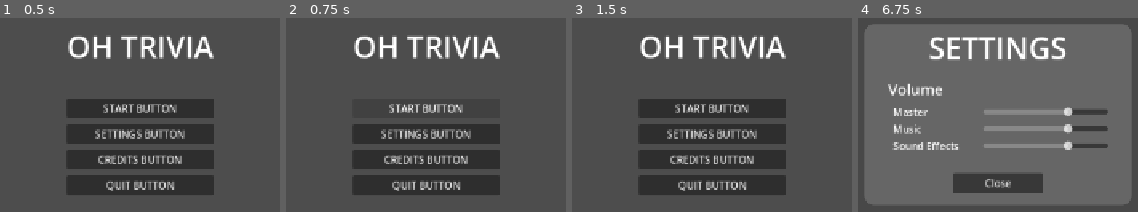
Above: before the commit, frames 1-4 (left to right).
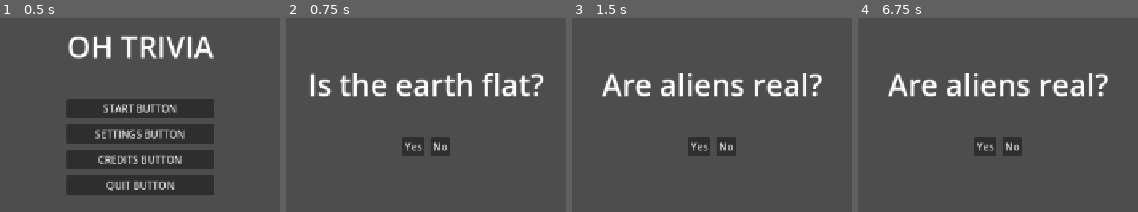
Above: after the commit, the same moments.

Repository: Mr-Patipa/Rockstair-Brackeys-Game-Jam-2026
Game: Godot game, scene res://Scenes/BaseGameScenes/MainMenu.tscn
Two runs of this game, one before a commit and one after it. Both use one fixed random seed, a clock stepped at 60 frames per second and the inputs below.
Inputs (mouse positions are in pixels of both pictures, inside the frame that each line leads up to):
- Up to frame 1 (0.5 s): no input
- Up to frame 2 (0.75 s): click "START BUTTON" at 0.5 s
- Up to frame 3 (1.5 s): click (698, 146) at 1.25 s, where only the run after the commit has a clickable "Yes"
- Up to frame 4 (6.75 s): click (984, 146) at 2 s, where only the run after the commit has a clickable "Yes"; click (1012, 146) at 2.75 s, where only the run after the commit has a clickable "No"; click (998, 107) at 3.5 s, where only the run before the commit has a clickable "START BUTTON"; click (984, 146) at 4.25 s, where only the run after the commit has a clickable "Yes"; click (998, 107) at 5 s, where only the run before the commit has a clickable "START BUTTON"; click (984, 146) at 5.75 s, where only the run after the commit has a clickable "Yes"; click (998, 134) at 6.5 s, where only the run before the commit has a clickable "SETTINGS BUTTON"

Frame 1 is identical in both runs. In frame 2, 22% of the frame differs, in the area x 8-93%, y 8-92%; in frame 3, 26%; in frame 4, 81%, in the area x 2-98%, y 3-96%.

Commit message:
Questions and answers and changing scenes

Diff:
--- a/brackey's-game/Resources/answer_class.gd
+++ b/brackey's-game/Resources/answer_class.gd
@@ -2,11 +2,11 @@
 class_name Answers
 
 @export_multiline() var AnswerText : String
-@export var IsTrue : bool = false :
-	set(value):
-		IsTrue = value
+@export var IsTrue : bool = false
 
-		if IsTrue == true:
-			GlobalSignalBus.on_correct_answer.emit()
-		else:
-			GlobalSignalBus.on_wrong_answer.emit()
+
+func Check_Answers() -> void:
+	if IsTrue == true:
+		GlobalSignalBus.on_answer_chosen.emit(true)
+	else:
+		GlobalSignalBus.on_answer_chosen.emit(false)
--- a/brackey's-game/Resources/trivia_questions.tres
+++ b/brackey's-game/Resources/trivia_questions.tres
@@ -21,7 +21,24 @@
 AnswerList = Array[ExtResource("2_ndgcf")]([SubResource("Resource_bmia4"), SubResource("Resource_yfgks")])
 metadata/_custom_type_script = "uid://dl1ri1hkio8sx"
 
+[sub_resource type="Resource" id="Resource_23hyt"]
+script = ExtResource("2_ndgcf")
+AnswerText = "Yes"
+IsTrue = true
+metadata/_custom_type_script = "uid://ceoa1j0j55pop"
+
+[sub_resource type="Resource" id="Resource_7fcjw"]
+script = ExtResource("2_ndgcf")
+AnswerText = "No"
+metadata/_custom_type_script = "uid://ceoa1j0j55pop"
+
+[sub_resource type="Resource" id="Resource_5c1vb"]
+script = ExtResource("1_fypbb")
+question = "Are aliens real?"
+AnswerList = Array[ExtResource("2_ndgcf")]([SubResource("Resource_23hyt"), SubResource("Resource_7fcjw")])
+metadata/_custom_type_script = "uid://dl1ri1hkio8sx"
+
 [resource]
 script = ExtResource("2_p14uv")
-Questions = Array[ExtResource("1_fypbb")]([SubResource("Resource_4a5p6")])
+Questions = Array[ExtResource("1_fypbb")]([SubResource("Resource_4a5p6"), SubResource("Resource_5c1vb")])
 metadata/_custom_type_script = "uid://dad7naum5txpl"
--- /dev/null
+++ b/brackey's-game/Scenes/Assets/option_button.tscn
@@ -0,0 +1,8 @@
+[gd_scene format=3 uid="uid://byytvnd5yknhr"]
+
+[node name="OptionButton" type="Button" unique_id=1875838216]
+offset_left = 551.0
+offset_top = 403.0
+offset_right = 729.0
+offset_bottom = 434.0
+text = "This is Something"
--- a/brackey's-game/Scenes/BaseGameScenes/MainGame.tscn
+++ b/brackey's-game/Scenes/BaseGameScenes/MainGame.tscn
@@ -1,15 +1,30 @@
 [gd_scene format=3 uid="uid://c53pwb5sk4s4e"]
 
+[ext_resource type="Script" uid="uid://bjbj1yaoo0ma" path="res://Scripts/question_list_handler.gd" id="1_4821y"]
 [ext_resource type="PackedScene" uid="uid://cyttakvvvr38w" path="res://Scenes/OverlayScenes/Settings.tscn" id="1_aaj0j"]
+[ext_resource type="Resource" uid="uid://d4h16y8ac2ia2" path="res://Resources/trivia_questions.tres" id="2_5c1vb"]
+[ext_resource type="PackedScene" uid="uid://dfti0s8i3sw4l" path="res://Scenes/TriviaLayoutScenes/MultipleChoice.tscn" id="2_d7xm0"]
+[ext_resource type="PackedScene" uid="uid://byytvnd5yknhr" path="res://Scenes/Assets/option_button.tscn" id="2_vqjxk"]
 
-[node name="MainGame" type="Control" unique_id=2077785845]
+[node name="MainGame" type="Control" unique_id=2077785845 node_paths=PackedStringArray("Grid", "QuestionLabel")]
 layout_mode = 3
 anchors_preset = 15
 anchor_right = 1.0
 anchor_bottom = 1.0
 grow_horizontal = 2
 grow_vertical = 2
+script = ExtResource("1_4821y")
+QuestionList = ExtResource("2_5c1vb")
+OptionsBtn = ExtResource("2_vqjxk")
+Grid = NodePath("MultipleChoice/VBoxContainer2/GridContainer")
+QuestionLabel = NodePath("MultipleChoice/VBoxContainer2/Label")
 
 [node name="Settings" parent="." unique_id=828987176 instance=ExtResource("1_aaj0j")]
 visible = false
+z_index = 100
 layout_mode = 1
+
+[node name="MultipleChoice" parent="." unique_id=1727827449 instance=ExtResource("2_d7xm0")]
+layout_mode = 1
+
+[editable path="MultipleChoice"]
--- a/brackey's-game/Scenes/TriviaLayoutScenes/MultipleChoice.tscn
+++ b/brackey's-game/Scenes/TriviaLayoutScenes/MultipleChoice.tscn
@@ -35,21 +35,3 @@
 theme_override_constants/h_separation = 10
 theme_override_constants/v_separation = 10
 columns = 2
-
-[node name="OptionOneButton" type="Button" parent="VBoxContainer2/GridContainer" unique_id=1796826915]
-layout_mode = 2
-text = "OPTION ONE BUTTON
-"
-
-[node name="OptionTwoButton" type="Button" parent="VBoxContainer2/GridContainer" unique_id=683659656]
-layout_mode = 2
-text = "OPTION TWO BUTTON"
-
-[node name="OptionThreeButton" type="Button" parent="VBoxContainer2/GridContainer" unique_id=1242113981]
-layout_mode = 2
-text = "OPTION THREE BUTTON
-"
-
-[node name="OptionFourButton" type="Button" parent="VBoxContainer2/GridContainer" unique_id=2133930875]
-layout_mode = 2
-text = "OPTION FOUR BUTTON"
--- a/brackey's-game/Scripts/global_signal_bus.gd
+++ b/brackey's-game/Scripts/global_signal_bus.gd
@@ -1,5 +1,4 @@
 extends Node
 class_name GSB
 
-signal on_correct_answer
-signal on_wrong_answer
+signal on_answer_chosen
--- a/brackey's-game/Scripts/main_menu.gd
+++ b/brackey's-game/Scripts/main_menu.gd
@@ -17,7 +17,7 @@
 
 
 func _on_start_button_pressed() -> void:
-	pass
+	get_tree().change_scene_to_file("res://Scenes/BaseGameScenes/MainGame.tscn")
 
 func _on_settings_button_pressed() -> void:
 	settings_overlay.visible = not settings_overlay.visible
--- /dev/null
+++ b/brackey's-game/Scripts/question_list_handler.gd
@@ -0,0 +1,37 @@
+extends Control
+
+
+@export var QuestionList : QuestionsList
+@export var OptionsBtn : PackedScene
+@export var Grid : GridContainer
+@export var QuestionLabel : Label
+
+var CurrentQuestion : int = 0 :
+	set(value):
+		CurrentQuestion = value
+		Show_Question_Answers()
+
+
+
+func _ready() -> void:
+	Show_Question_Answers()
+	GlobalSignalBus.on_answer_chosen.connect(Check_Status)
+
+
+func Show_Question_Answers() -> void:
+	for children in Grid.get_children():
+		children.queue_free()
+
+	QuestionLabel.text = QuestionList.Questions[CurrentQuestion].question
+
+	for answer in QuestionList.Questions[CurrentQuestion].AnswerList:
+		var NewOptionBtn : Button = OptionsBtn.instantiate()
+		NewOptionBtn.text = answer.AnswerText
+		NewOptionBtn.pressed.connect(answer.Check_Answers)
+		Grid.add_child(NewOptionBtn)
+
+func Check_Status(answer) -> void:
+	print(answer)
+
+	if CurrentQuestion + 1 != QuestionList.Questions.size():
+		CurrentQuestion += 1
Not shown, added: brackey's-game/Scripts/question_list_handler.gd.uid
